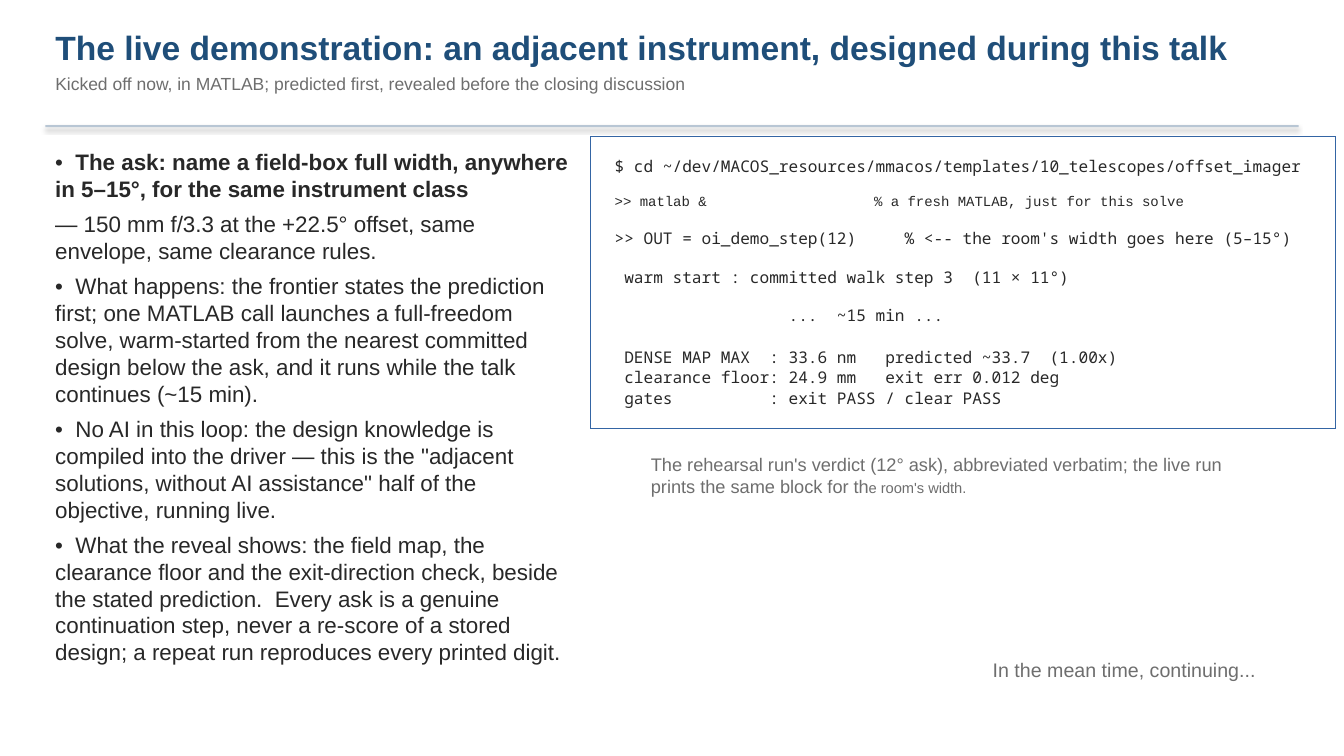
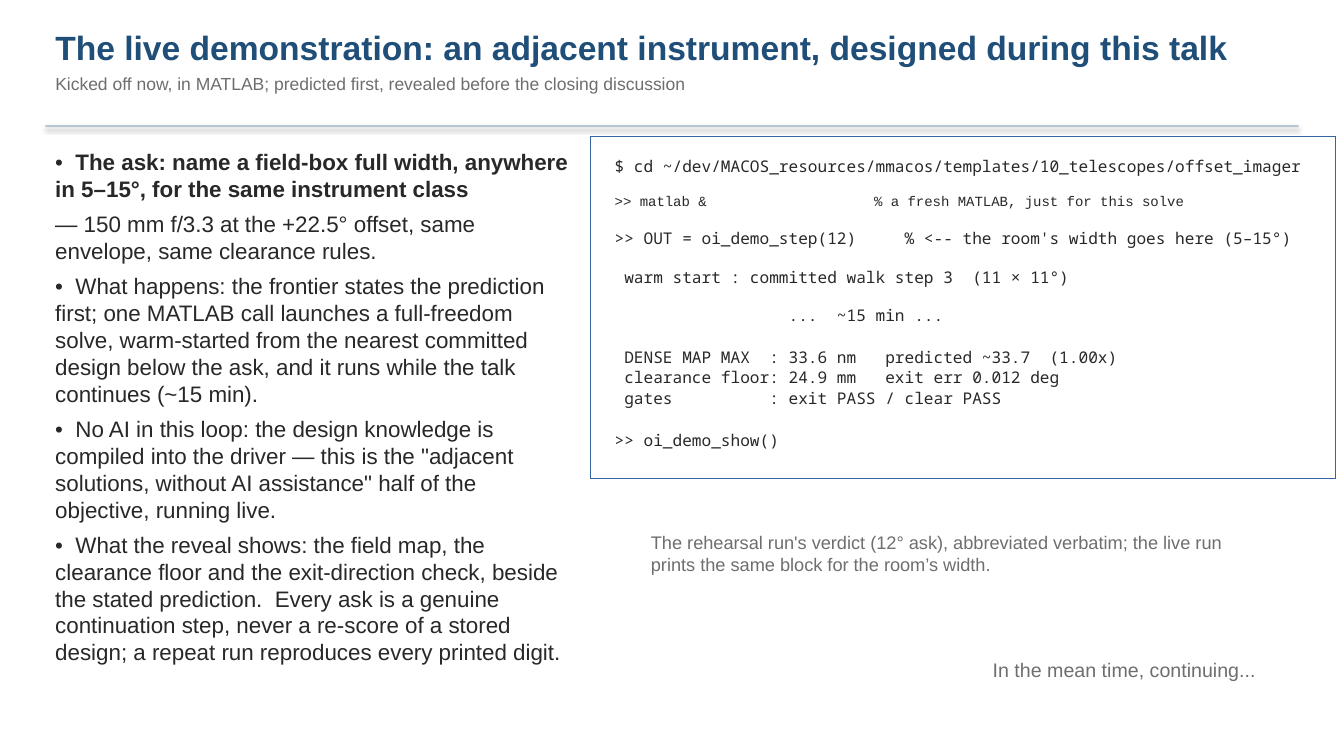
Before and after one commit to nasa-jpl/macos, a slide deck: slide 9 of demo_session/deck_keysight_edit.pptx. Drawn at 1344x756 pixels with LibreOffice and Linux fonts; fonts in the diff are those of the drawing. Boxes give left, top, right and bottom in pixels: in the first picture for what was removed or moved away, otherwise in the second. Text is boxed around its words. In the diff, an @@ line names an element or a change of style, - is before the commit and + after.

```diff
--- a/demo_session/deck_keysight_edit.pptx
+++ b/demo_session/deck_keysight_edit.pptx
@@ rectangle: place and size @@
-rectangle at (591, 137, 1336, 429)
+rectangle at (591, 137, 1336, 479)
@@ text at (644, 433, 779, 449): paragraph added @@
+>> oi_demo_show()
@@ text at (651, 536, 1221, 575): text changed @@
-The rehearsal run's verdict (12° ask), abbreviated verbatim; the live run prints the same block for the room's width.
+The rehearsal run's verdict (12° ask), abbreviated verbatim; the live run prints the same block for the room’s width.
```
Also in this commit, not shown: 1 other slide changed, 3 other files.
